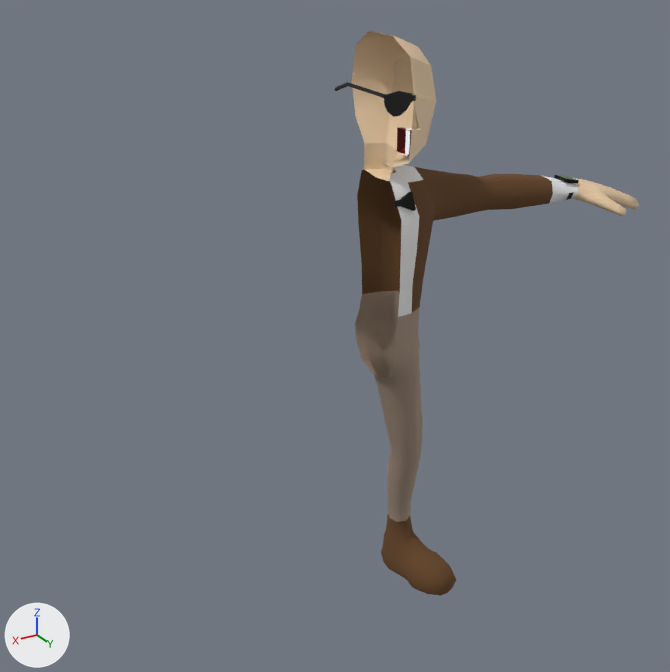
Two versions of the glTF model Common/Models/Characters/SpecialAgentD.gltf, one commit apart.
One viewpoint serves both versions: a 50 mm lens placed at (0.98, 1.496, 1.413), pointed at (0.07, -0.022, 0.654). The axes (+X, +Y, +Z) are drawn at lower left. The lights are the same throughout. The older version comes first. Where no turn or scale is listed for an object, it has been applied to the vertices. Vertices at exactly the same position are counted once.

Names of what the first picture shows: 'HeadMesh', 'Sunglasses', 'characterLargeFemale' and 5 more.
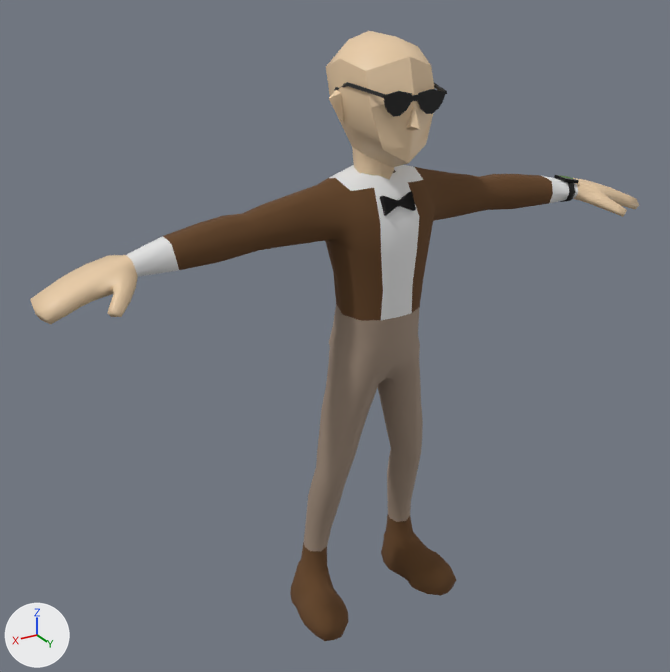
The edits, one by one:
me_characterlargefemale is used by ob_characterlargefemale; location (0.0, 0.0, 0.0).
me_characterlargefemale had 406 vertices, 785 faces and spanned x -0.679..0.0, y -0.085..0.14, z 0.0..1.01.
me_characterlargefemale now has 792 vertices, 1570 faces and spans x -0.679..0.679, y -0.085..0.14, z 0.0..1.01.
me_characterlargefemale part 1: 386 vertices added at x 0.01..0.679, y -0.085..0.14, z 0.0..1.009.
me_circle is used by ob_headmesh; location (0.0, 0.0, 0.0).
me_circle had 63 vertices, 98 faces and spanned x -0.108..0.0, y -0.076..0.134, z 0.986..1.254.
me_circle now has 103 vertices, 196 faces and spans x -0.108..0.108, y -0.076..0.134, z 0.986..1.254.
Part 2, on me_circle:
40 vertices are added at x 0.008..0.108, y -0.043..0.123, z 0.992..1.242.
57 new faces join them, mat_skin.
41 new faces join them, mat_mouth.
me_cube is used by ob_sunglasses; location (0.0, 0.136, 1.152).
me_cube had 44 vertices, 84 faces and spanned x -0.0015..0.0873, y -0.1331..0.0009, z -0.029..0.0227.
me_cube now has 88 vertices, 168 faces and spans x -0.0918..0.0873, y -0.1331..0.0024, z -0.0311..0.0227.
me_cube part 3: the loose piece of 44 vertices spanning x -0.0015..0.0873, y -0.1331..0.0009, z -0.029..0.0227 is copied, and the copy is multiplied about the mesh origin by the matrix ((-0.998, 0.037, -0.052), (0.037, 0.999, 0.001), (-0.052, 0.001, 0.999)); it spans x -0.0918..0.0014, y -0.13..0.0024, z -0.0311..0.0181.

Changed parts and their boxes (x1, y1, x2, y2) in the pictures (670 x 672 px):
'characterLargeFemale', reshaped (114% wider, 9% taller): before (355, 161, 639, 596); after (30, 165, 639, 641)
'HeadMesh', reshaped (29% wider): before (352, 31, 436, 181); after (326, 31, 435, 179)
'Sunglasses', reshaped: before (334, 82, 416, 117); after (334, 82, 447, 117)
part 1 of me_characterlargefemale, added (brown): after (30, 165, 402, 641)
part 2 of me_circle, added (beige): after (326, 31, 414, 179)
part 3 of me_cube, added (black): after (415, 83, 447, 114)
